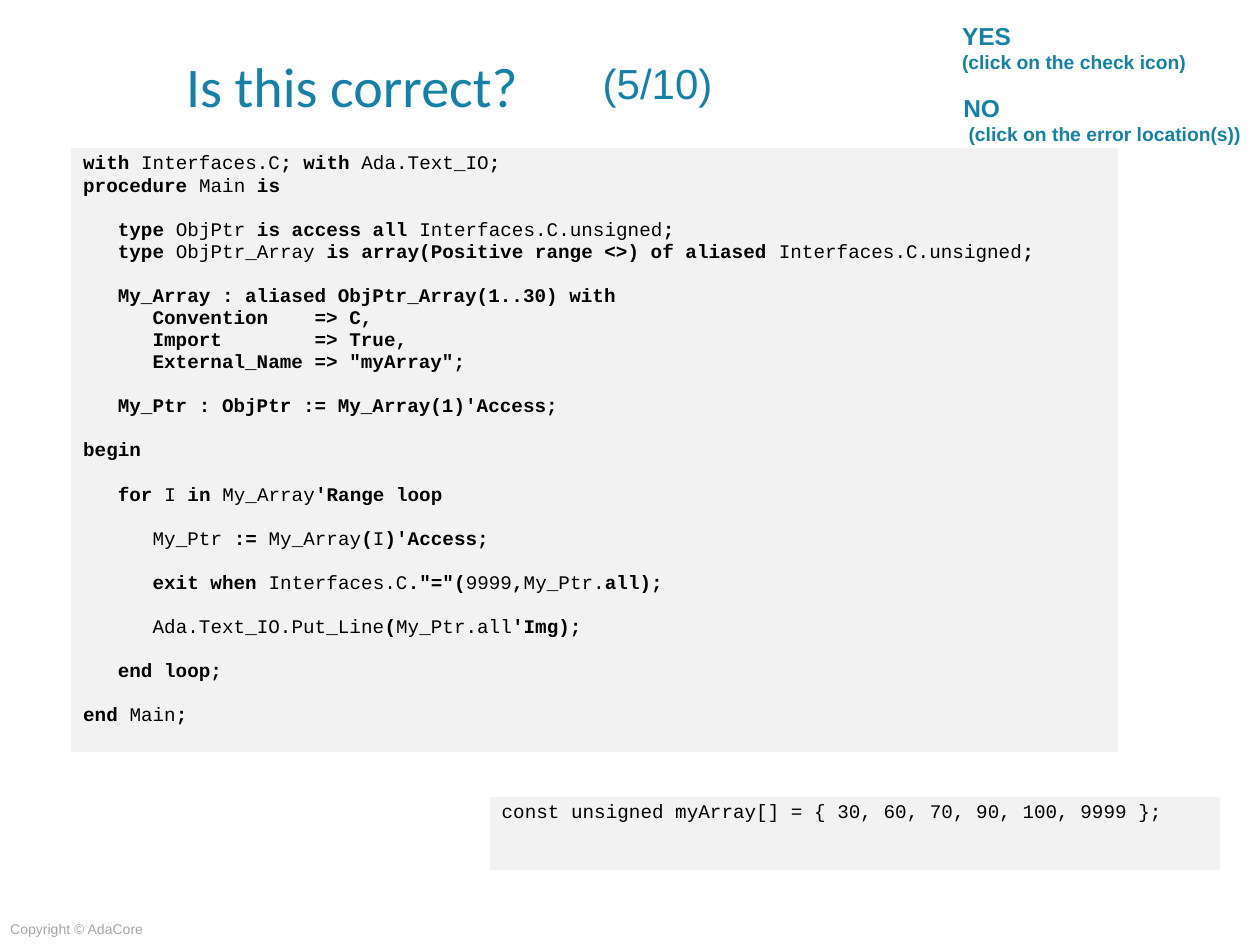
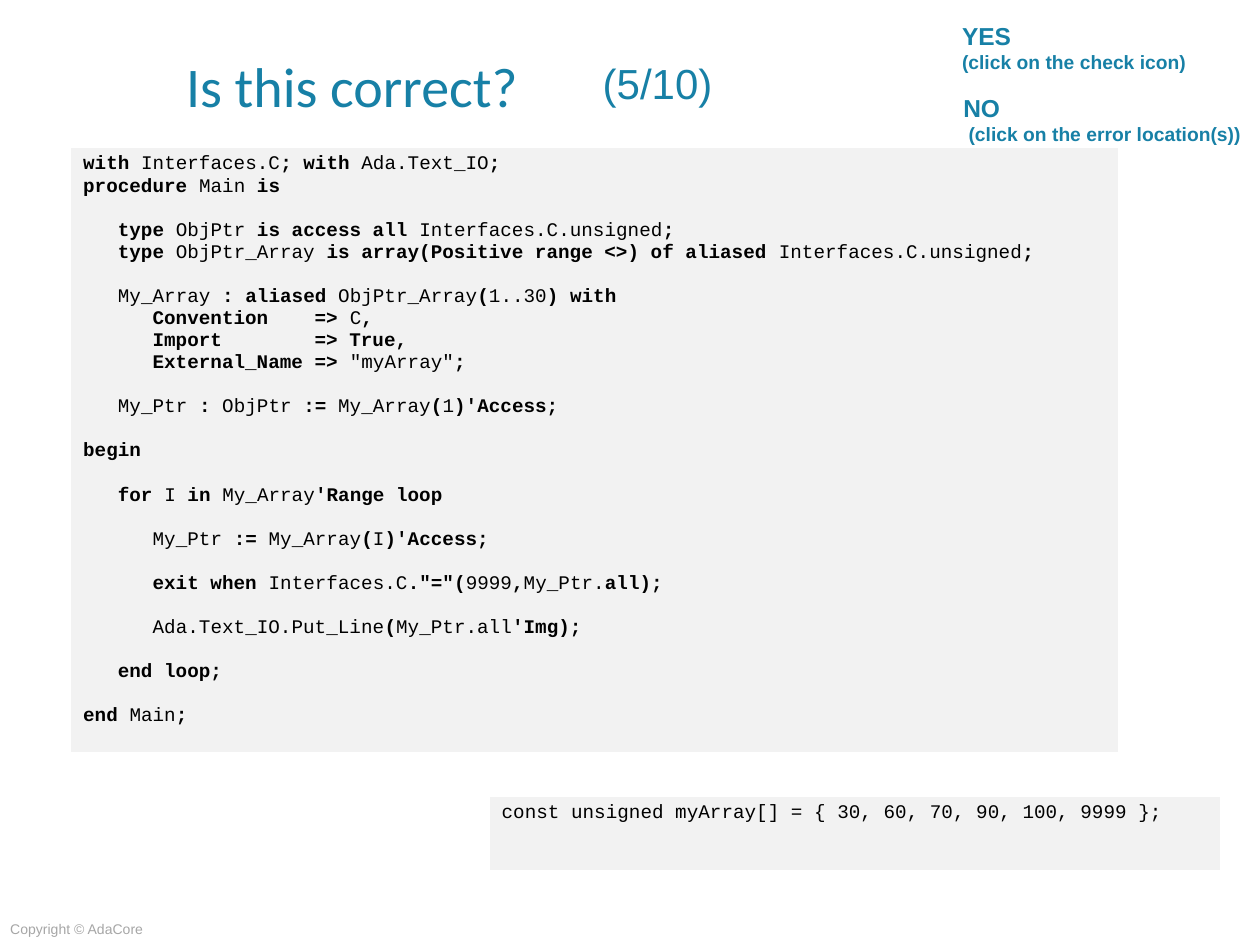
Before and after one commit to AdaCoreU/Courses, a slide deck: slide 24 of lectures/04_Mixed_Language_Programming_In_Ada/02_Ada_and_C/Slides/02_Ada_And_C.pptx. Drawn at 1260x945 pixels with LibreOffice and Linux fonts; fonts in the diff are those of the drawing; background and template pictures are left out. Boxes give left, top, right and bottom in pixels: in the first picture for what was removed or moved away, otherwise in the second. Text is boxed around its words. In the diff, an @@ line names an element or a change of style, - is before the commit and + after.

```diff
--- a/lectures/04_Mixed_Language_Programming_In_Ada/02_Ada_and_C/Slides/02_Ada_And_C.pptx
+++ b/lectures/04_Mixed_Language_Programming_In_Ada/02_Ada_and_C/Slides/02_Ada_And_C.pptx
@@ table at bbox=[71, 147, 1119, 761] @@
@@ bold off in "My_Array ObjPtr_Array(1..30)", "C,", ""myArray";", "My_Ptr ObjPtr My_Array(1)'Access;" @@
```
Also in this commit, not shown: 27 other slides changed, 1 other file.
